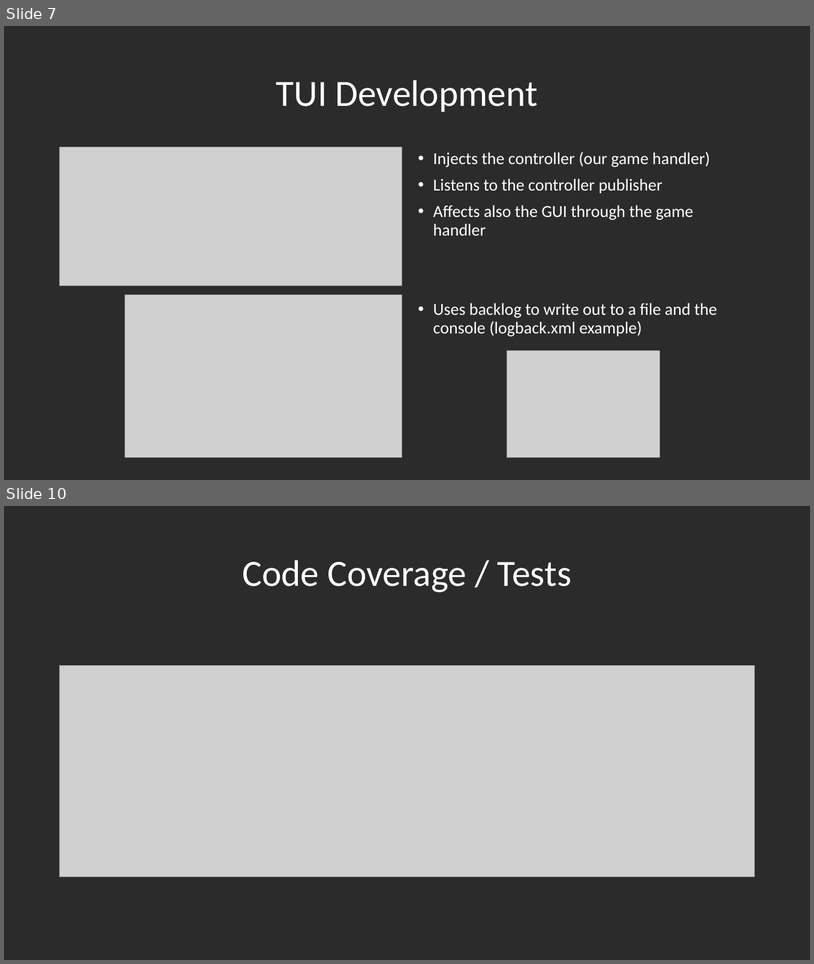
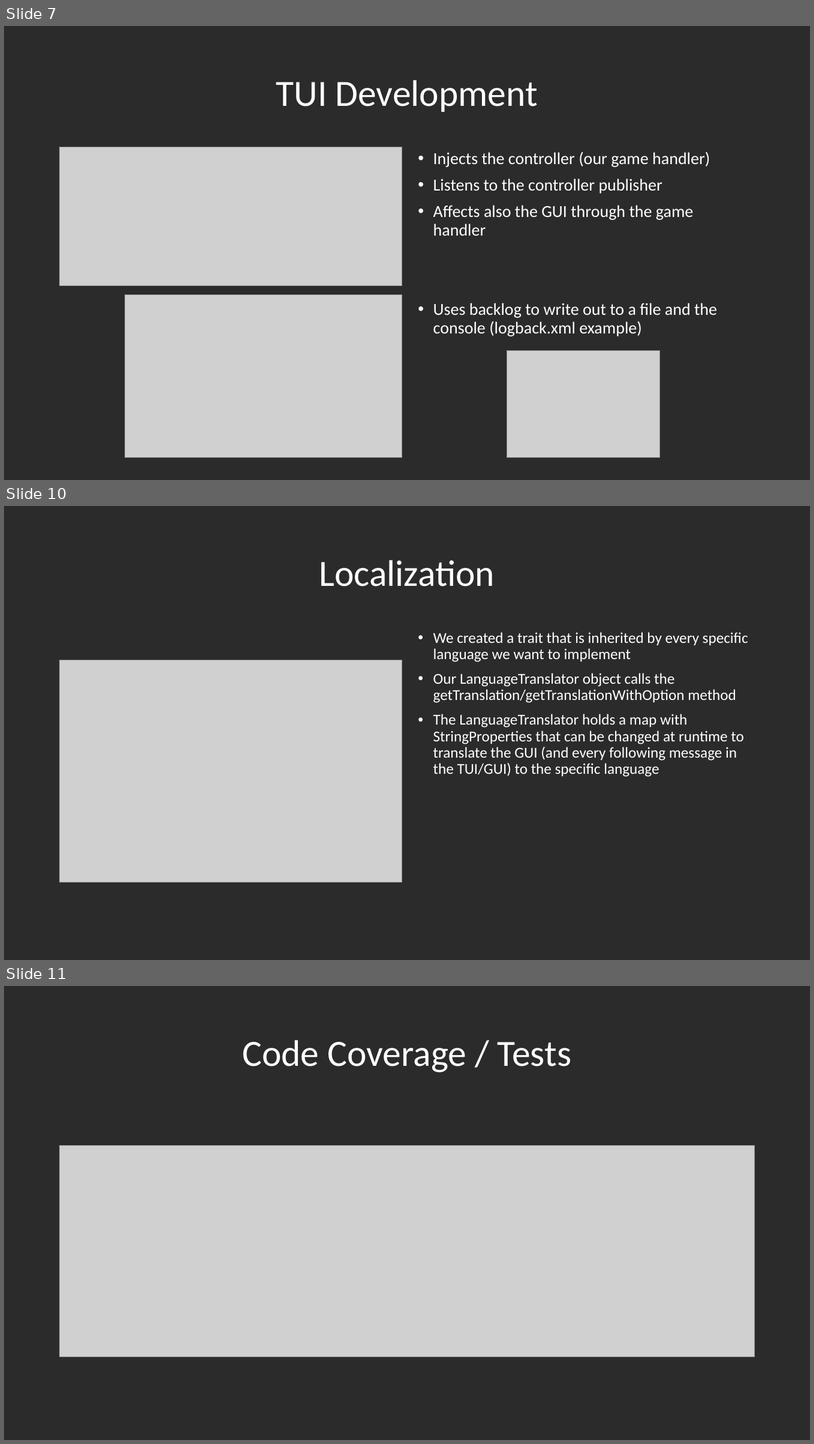
Before and after one commit to segidev/htwg.se.awol, a slide deck: Projektpräsentation SE.pptx. Shown one above the other, each under a label of ours: slides 7 and 10 before the commit, slides 7, 10 and 11 after it; the slides between them are not shown. The pictures are 814x964 and 814x1444 pixels, drawn with LibreOffice and Linux fonts; fonts in the diff are those of the drawing; grey boxes stand for pictures; background and template pictures are left out; a plain dark background stands for a picture behind light text. Boxes give left, top, right and bottom in pixels: in the first picture for what was removed or moved away, otherwise in the second. Text is boxed around its words. In the diff, an @@ line names an element or a change of style, - is before the commit and + after.

```diff
--- a/Projektpräsentation SE.pptx
+++ b/Projektpräsentation SE.pptx
@@ slide 10 added at box(4, 506, 810, 960), background picture (left out) @@
@@ title added at box(319, 560, 495, 586), 44 pt, text #FFFFFF @@
+Localization
@@ text added at box(434, 632, 749, 777), 18 pt, text #FFFFFF @@
+• We created a trait that is inherited by every specific language we want to implement
+• Our LanguageTranslator object calls the getTranslation/getTranslationWithOption method
+• The LanguageTranslator holds a map with StringProperties that can be changed at runtime to translate the GUI (and every following message in the TUI/GUI) to the specific language
@@ picture added at box(60, 660, 402, 882) @@
@@ what was slide 10 is now slide 11 @@
```
Also in this commit, not shown: 6 slides changed, 1 other file.
